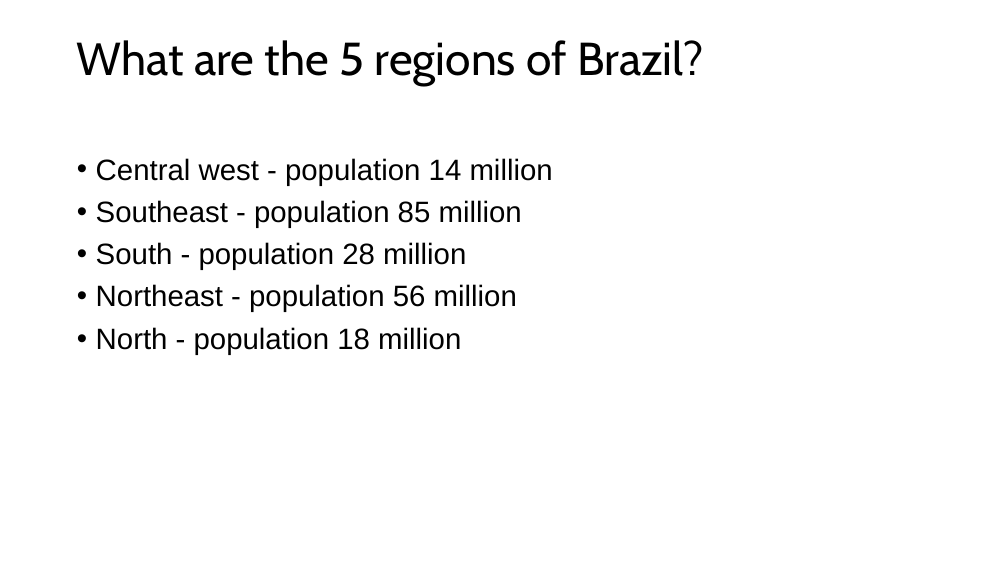
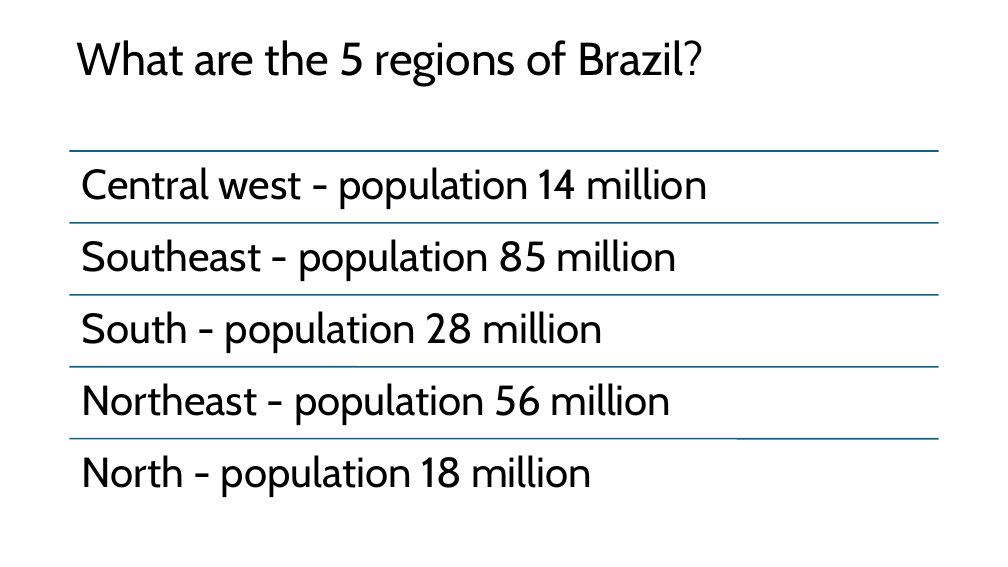
Before and after one commit to Sired1m/data_sprint_olist_G1, a slide deck: slide 8 of Olist Project updated.pptx. Drawn at 1008x567 pixels with LibreOffice and Linux fonts; fonts in the diff are those of the drawing. Boxes give left, top, right and bottom in pixels: in the first picture for what was removed or moved away, otherwise in the second. Text is boxed around its words. In the diff, an @@ line names an element or a change of style, - is before the commit and + after.

```diff
--- a/Olist Project updated.pptx
+++ b/Olist Project updated.pptx
@@ text removed at (96,158,553,355) @@
-• Central west - population 14 million
-• Southeast - population 85 million
-• South - population 28 million
-• Northeast - population 56 million
-• North - population 18 million
@@ group added at (70,151,939,497): 5 lines, 5 texts @@
+Central west - population 14 million
+Southeast - population 85 million
+South - population 28 million
+Northeast - population 56 million
+North - population 18 million
```
Also in this commit, not shown: 25 other slides changed, 2 slides added, 2 other files.
